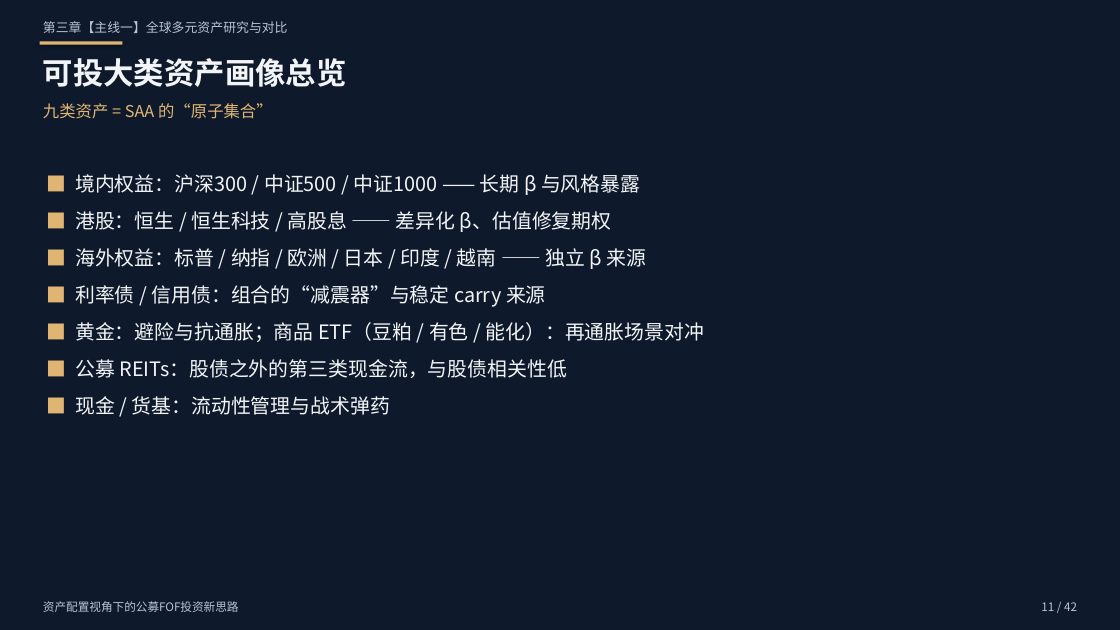
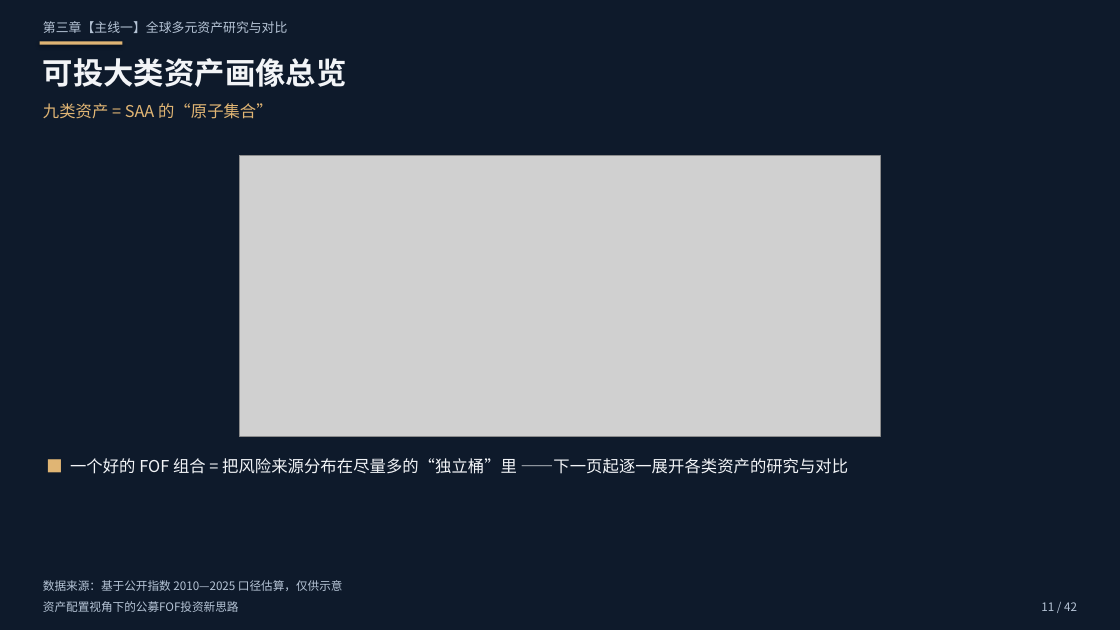
Before and after one commit to xuchendu-web/GGSDDU, a slide deck: slide 11 of output/FOF资产配置新思路.pptx. Drawn at 1120x630 pixels with LibreOffice and Linux fonts; fonts in the diff are those of the drawing; grey boxes stand for pictures. Boxes give left, top, right and bottom in pixels: in the first picture for what was removed or moved away, otherwise in the second. Text is boxed around its words. In the diff, an @@ line names an element or a change of style, - is before the commit and + after.

```diff
--- a/output/FOF资产配置新思路.pptx
+++ b/output/FOF资产配置新思路.pptx
@@ text removed at (75,174,705,415) @@
-■ 境内权益：沪深300 / 中证500 / 中证1000 —— 长期 β 与风格暴露
-■ 港股：恒生 / 恒生科技 / 高股息 —— 差异化 β、估值修复期权
-■ 海外权益：标普 / 纳指 / 欧洲 / 日本 / 印度 / 越南 —— 独立 β 来源
-■ 利率债 / 信用债：组合的“减震器”与稳定 carry 来源
-■ 黄金：避险与抗通胀；商品 ETF（豆粕 / 有色 / 能化）：再通胀场景对冲
-■ 公募 REITs：股债之外的第三类现金流，与股债相关性低
-■ 现金 / 货基：流动性管理与战术弹药
@@ picture added at (239,155,881,437) @@
@@ text added at (70,458,848,474), 14 pt, text #F2F4F7 @@
+■ 一个好的 FOF 组合 = 把风险来源分布在尽量多的“独立桶”里 ——下一页起逐一展开各类资产的研究与对比
@@ text added at (43,580,343,591), 10 pt, text #B6C4D6 @@
+数据来源：基于公开指数 2010—2025 口径估算，仅供示意
```
Also in this commit, not shown: 9 other slides changed, 13 other files.
